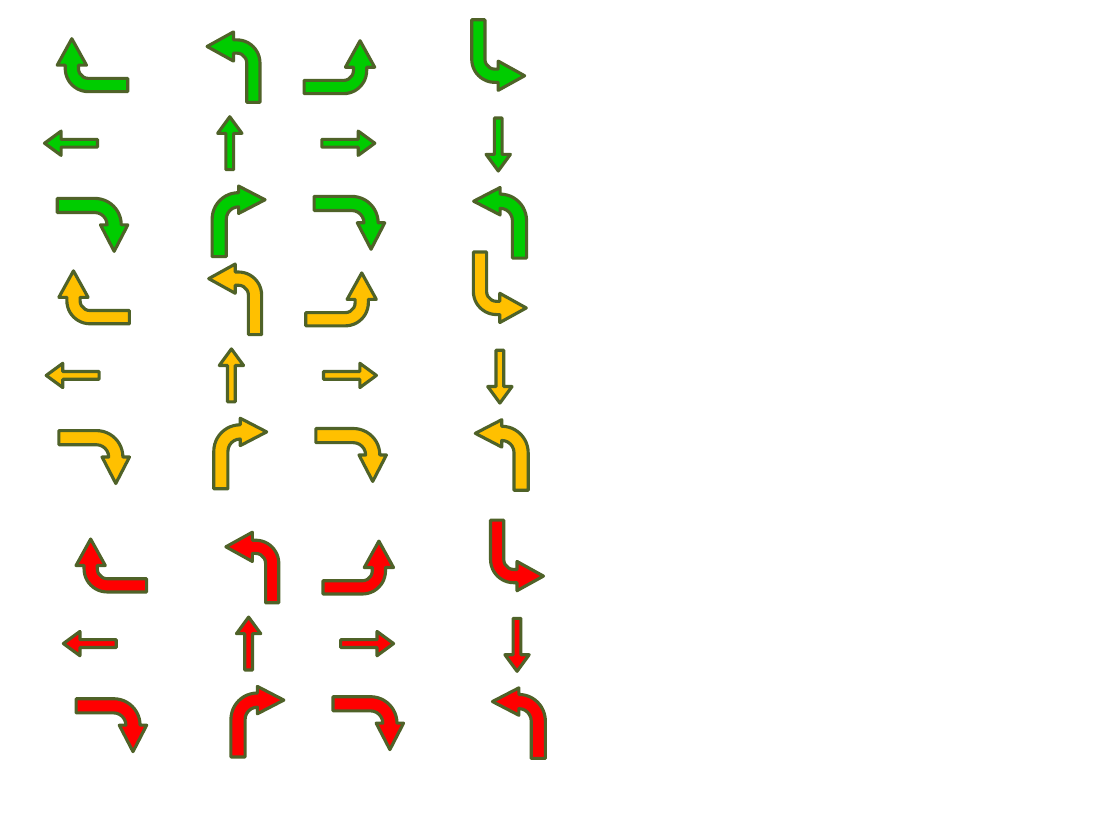
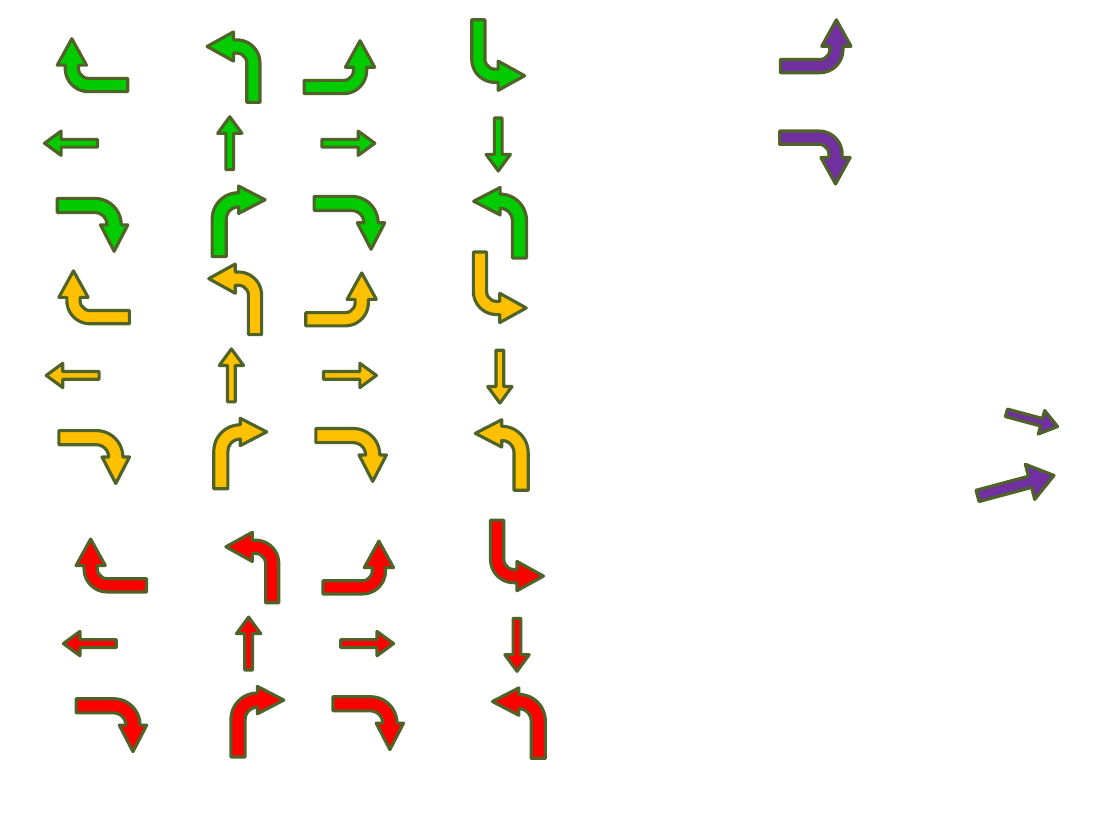
Before and after one commit to johny1614/magazyn, a slide deck: slide 5 of obrazy.pptx. Drawn at 1120x840 pixels with LibreOffice and Linux fonts; fonts in the diff are those of the drawing. Boxes give left, top, right and bottom in pixels: in the first picture for what was removed or moved away, otherwise in the second. Text is boxed around its words. In the diff, an @@ line names an element or a change of style, - is before the commit and + after.

```diff
--- a/obrazy.pptx
+++ b/obrazy.pptx
@@ bent arrow added at (781,20,851,73), fill #7030A0, outline #4F6228 2 pt @@
@@ bent arrow added at (780,131,850,184), fill #7030A0, outline #4F6228 2 pt @@
@@ up arrow added at (1004,401,1061,438), fill #7030A0, outline #4F6228 2 pt @@
@@ up arrow added at (973,458,1059,513), fill #7030A0, outline #4F6228 2 pt @@
```
Also in this commit, not shown: 13 other files.
